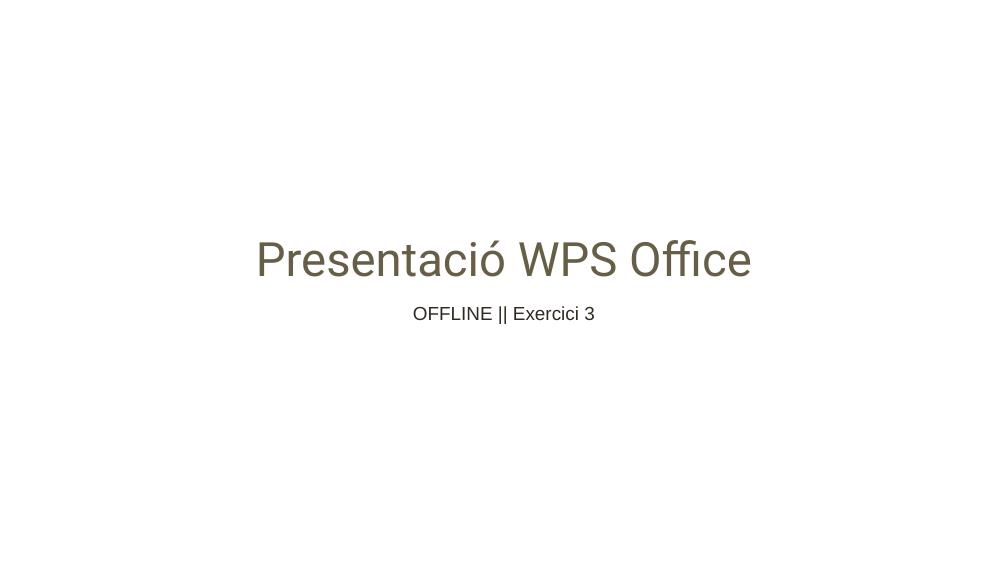
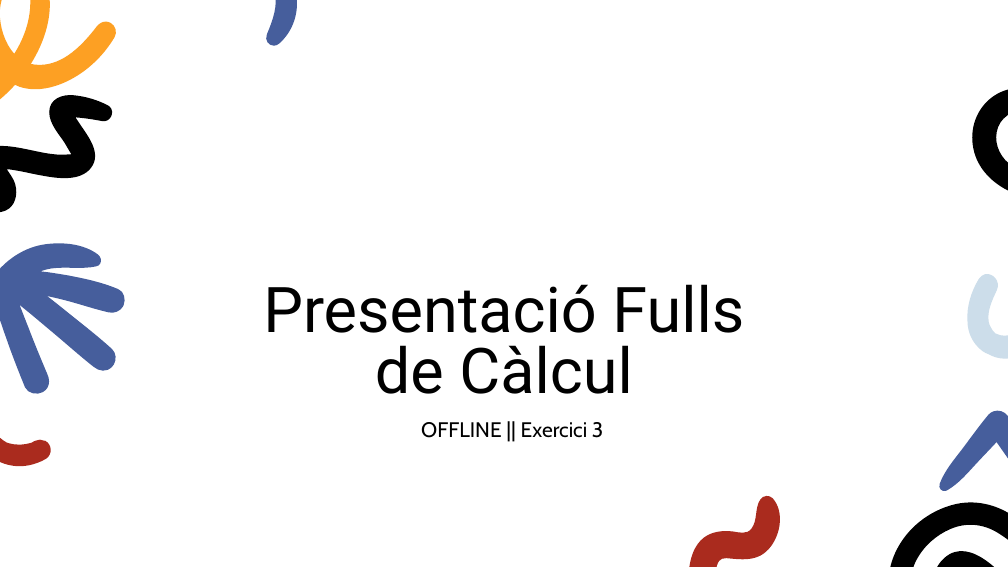
Before and after one commit to SebastianConstantinChiuariu/UD7.PM, a slide deck: slide 1 of OFFLINE/EXERCICI_3/Presentació WPS Office.pptx. Drawn at 1008x567 pixels with LibreOffice and Linux fonts; fonts in the diff are those of the drawing; background and template pictures are left out. Boxes give left, top, right and bottom in pixels: in the first picture for what was removed or moved away, otherwise in the second. Text is boxed around its words. In the diff, an @@ line names an element or a change of style, - is before the commit and + after.

```diff
--- a/OFFLINE/EXERCICI_3/Presentació WPS Office.pptx
+++ b/OFFLINE/EXERCICI_3/Presentació WPS Office.pptx
@@ freeform shape added at [946,71,1008,263], fill #000000 @@
@@ title at [263,284,744,394]: text changed; size 45 to 60 pt; text colour #675E47 to #000000 @@
-Presentació WPS Office
+Presentació Fulls de Càlcul
@@ group added at [0,0,304,489]: 5 freeform shapes @@
@@ subtitle "OFFLINE || Exercici 3": place and size @@
-subtitle "OFFLINE || Exercici 3" at [413,306,595,320]
+subtitle "OFFLINE || Exercici 3" at [421,422,603,438]
@@ subtitle "OFFLINE || Exercici 3" at [421,422,603,438]: size 18 to 20 pt, font Arial to Cabin, text colour #2F2B20 to #000000; indent changed; less space between paragraphs @@
@@ group added at [603,262,1008,567]: 4 freeform shapes @@
@@ freeform shape added at [916,534,1008,567], fill #000000 @@
```
Also in this commit, not shown: 3 other slides changed, 7 slides added, 2 slides removed.
